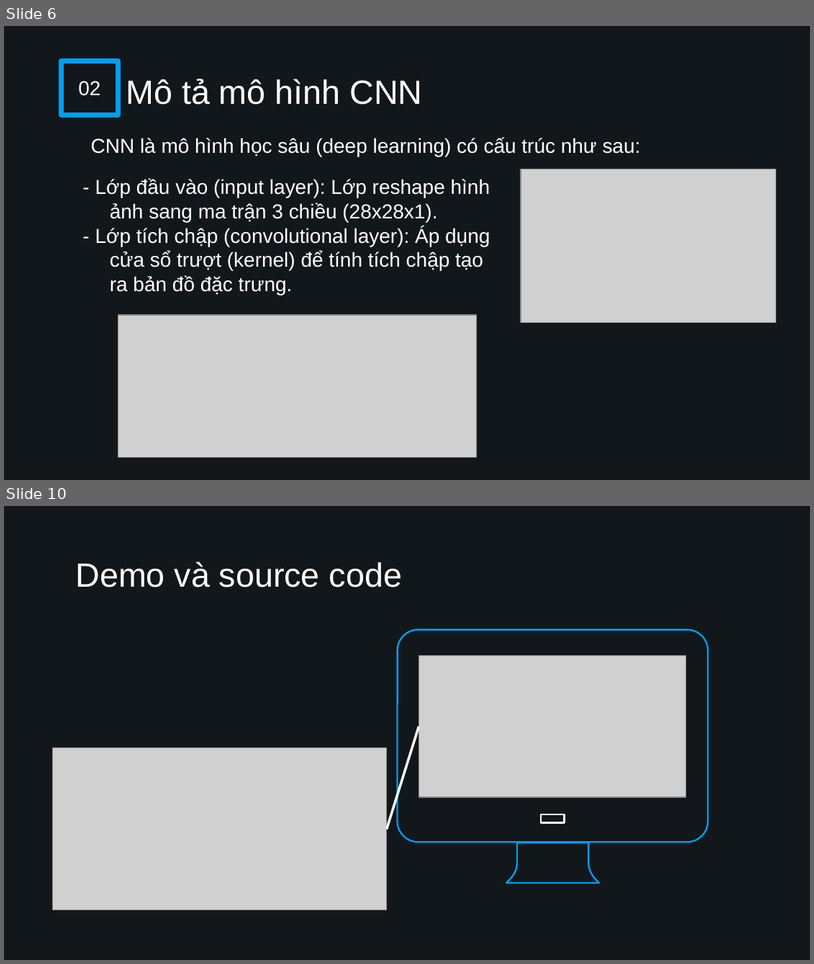
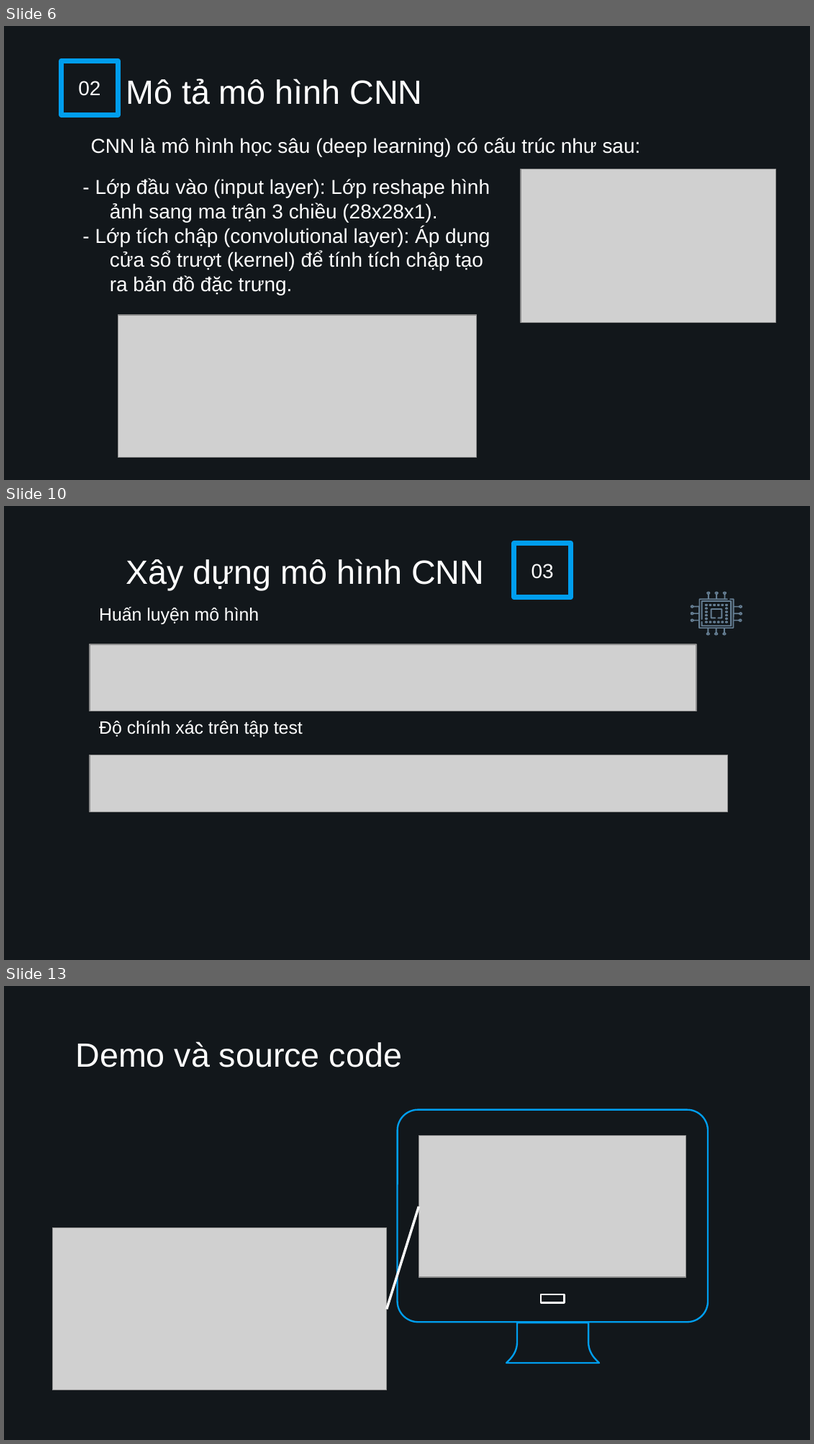
Before and after one commit to Dan3105/FashionMNIST, a slide deck: Slide MNIST FASHION.pptx. Shown one above the other, each under a label of ours: slides 6 and 10 before the commit, slides 6, 10 and 13 after it; the slides between them are not shown. The pictures are 814x964 and 814x1444 pixels, drawn with LibreOffice and Linux fonts; fonts in the diff are those of the drawing; grey boxes stand for pictures; background and template pictures are left out. Boxes give left, top, right and bottom in pixels: in the first picture for what was removed or moved away, otherwise in the second. Text is boxed around its words. In the diff, an @@ line names an element or a change of style, - is before the commit and + after.

```diff
--- a/Slide MNIST FASHION.pptx
+++ b/Slide MNIST FASHION.pptx
@@ slide 10 added at <box>4,506,810,960</box>, background #12171B @@
@@ rectangle added at <box>514,543,571,597</box>, outline #009EEE 4.5 pt, 18 pt, text #FFFFFF @@
+03
@@ title added at <box>126,559,484,590</box>, 30 pt, text #FFFFFF @@
+Xây dựng mô hình CNN
@@ subtitle added at <box>99,607,303,737</box>, 16 pt, text #FFFFFF @@
+Huấn luyện mô hình
+Độ chính xác trên tập test
@@ group added at <box>691,592,743,635</box>: 23 freeform shapes @@
@@ picture added at <box>90,644,697,710</box> @@
@@ picture added at <box>90,754,728,811</box> @@
@@ what was slide 10 is now slide 13 @@
```
Also in this commit, not shown: 4 slides changed, 2 other slides added, 43 other files.
